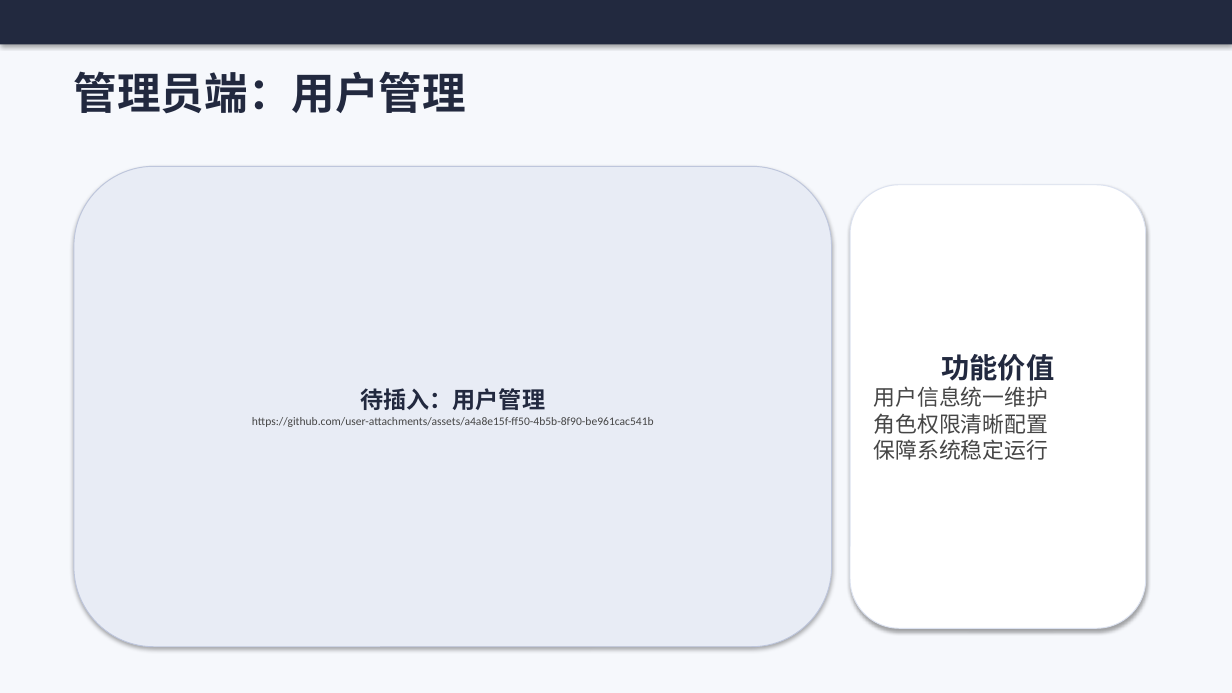
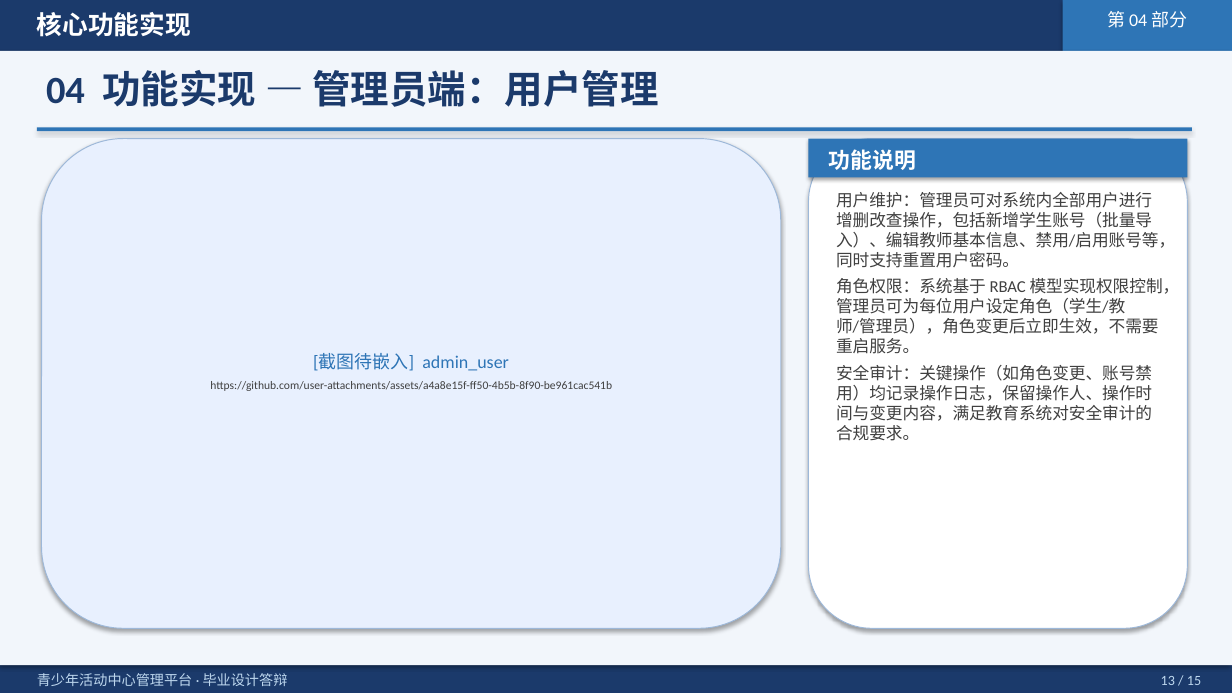
Before and after one commit to cxkqq/Student_Exam, a slide deck: slide 13 of defense_ppt.pptx. Drawn at 1232x693 pixels with LibreOffice and Linux fonts; fonts in the diff are those of the drawing. Boxes give left, top, right and bottom in pixels: in the first picture for what was removed or moved away, otherwise in the second. Text is boxed around its words. In the diff, an @@ line names an element or a change of style, - is before the commit and + after.

```diff
--- a/defense_ppt.pptx
+++ b/defense_ppt.pptx
@@ rectangle: place and size @@
-rectangle at [0, 0, 1232, 44]
+rectangle at [0, 0, 1232, 51]
@@ rectangle at [0, 0, 1232, 51]: fill #22293F to #1B3A6B @@
@@ text added at [37, 12, 191, 37], 20 pt, text #FFFFFF, bold @@
+核心功能实现
@@ rectangle added at [1063, 0, 1232, 51], fill #2E75B6 @@
@@ text added at [1107, 11, 1187, 28], 14 pt, text #FFFFFF @@
+第 04 部分
@@ rectangle: place and size @@
-rectangle at [0, 0, 1232, 693]
+rectangle at [0, 51, 1232, 665]
@@ rectangle at [0, 51, 1232, 665]: fill #F6F8FC to #F2F6FB @@
@@ text at [46, 70, 658, 107]: text changed; size 34 to 30 pt; text colour #22293F to #1B3A6B @@
-管理员端：用户管理
+04 功能实现 — 管理员端：用户管理
@@ rectangle added at [37, 128, 1192, 131], fill #2E75B6 @@
@@ rounded rectangle added at [42, 139, 781, 628], fill #E8F0FE, outline #9DB8D9 0.75 pt @@
@@ rounded rectangle added at [809, 139, 1188, 628], fill #FFFFFF, outline #9DB8D9 0.75 pt @@
@@ rectangle added at [809, 139, 1188, 177], fill #2E75B6 @@
@@ text added at [829, 149, 916, 170], 17 pt, text #FFFFFF, bold @@
+功能说明
@@ text added at [836, 192, 1180, 441], 13 pt, text #404040 @@
+用户维护：管理员可对系统内全部用户进行增删改查操作，包括新增学生账号（批量导入）、编辑教师基本信息、禁用/启用账号等，同时支持重置用户密码。
+角色权限：系统基于 RBAC 模型实现权限控制，管理员可为每位用户设定角色（学生/教师/管理员），角色变更后立即生效，不需要重启服务。
+安全审计：关键操作（如角色变更、账号禁用）均记录操作日志，保留操作人、操作时间与变更内容，满足教育系统对安全审计的合规要求。
@@ rounded rectangle removed at [850, 185, 1146, 628] @@
-功能价值
-用户信息统一维护
-角色权限清晰配置
-保障系统稳定运行
@@ text "[截图待嵌入] admin_user": place and size @@
-text "[截图待嵌入] admin_user" at [74, 166, 832, 647]
+text "[截图待嵌入] admin_user" at [210, 354, 612, 391]
@@ text "[截图待嵌入] admin_user" at [210, 354, 612, 391]: vertical alignment middle to top; fill #E8ECF5 to none; outline #BEC6DC 0.75 pt to none; shadow off @@
@@ text at [313, 354, 509, 371]: text changed; size 18 to 14 pt; text colour #22293F to #2E75B6; bold off @@
-待插入：用户管理
+[截图待嵌入] admin_user
@@ text at [210, 381, 612, 391]: text colour #464646 to #404040 in "https://github.com/user-attachments/assets/a4a8e15f-ff50-4b5 ..."; more space between paragraphs @@
@@ rectangle added at [0, 665, 1232, 693], fill #1B3A6B @@
@@ text added at [37, 673, 288, 686], 11 pt, text #BDD7EE @@
+青少年活动中心管理平台 · 毕业设计答辩
@@ text added at [1161, 676, 1201, 685], 11 pt, text #BDD7EE @@
+13 / 15
```
Also in this commit, not shown: 6 other slides changed, 8 slides added, 8 slides removed.
